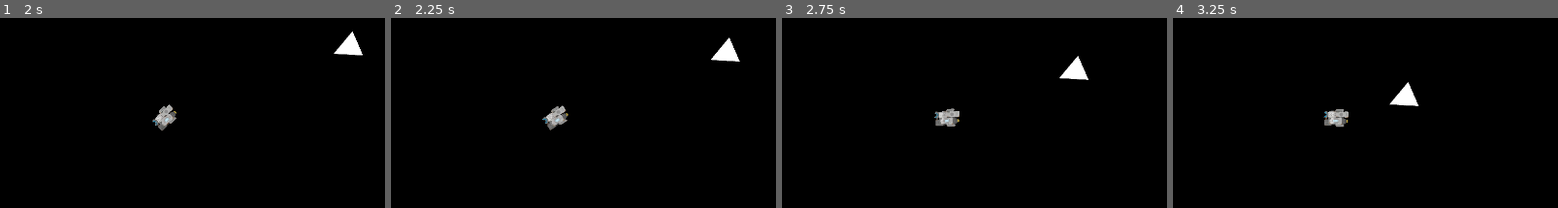
Above: before the commit, frames 1-4 (left to right).
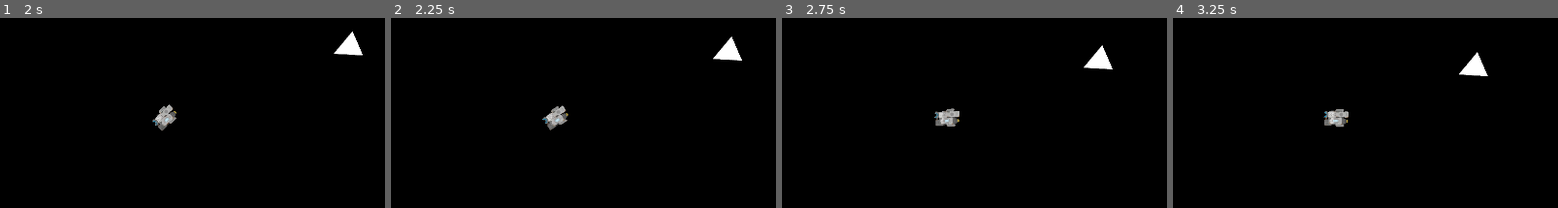
Above: after the commit, the same moments.

Repository: yimmit303/Global-Game-Jam-2020
Game: Godot game, scene res://Scenes/Root.tscn
Same seed, same stepped clock (60 frames per second), same inputs: the game is played once before the commit and once after it.
Inputs:
- Up to frame 1 (2 s): hold D (move_right) 0.53-1.28 s; tap Space (gravity_beam) at 0.6, 1.35 s; hold S (move_backwards) from 1.28 s (still down)
- Up to frame 2 (2.25 s): release S (move_backwards) at 2.03 s; hold D (move_right) from 2.03 s (still down); tap Space (gravity_beam) at 2.1 s
- Up to frame 3 (2.75 s): keep holding D (move_right)
- Up to frame 4 (3.25 s): release D (move_right) at 2.78 s; hold W (move_forward) from 2.78 s (still down); tap Space (gravity_beam) at 2.85 s

Frame 1 is identical in both runs. In frame 2, 0.2% of the frame differs, in the area x 83-92%, y 9-23%; in frame 3, 1.0%; in frame 4, 1.0%, in the area x 56-82%, y 17-47%.

Commit message:
enemy Improvements part 3: Electric Dingaling
Enemies can now slow down to a stop once in range of the player, allowing them to enter attack mode.

Diff:
--- a/Scripts/Enemy_Basic.gd
+++ b/Scripts/Enemy_Basic.gd
@@ -41,14 +41,34 @@
 
 func pursue(var delta):
 	var distance_to_target = (target.global_position - self.global_position).length() - 300;
-	if self.velocity < attack_speed:
+
+	if distance_to_target < 0:
+		self.state = "attacking";
+		return;
+
+	var low_velocity = sqrt(self.acceleration * distance_to_target / 2);
+
+	if self.velocity < attack_speed and self.velocity < low_velocity:
 		self.velocity += delta * acceleration;
+	elif self.velocity > low_velocity and self.velocity > 0:
+		self.velocity -= delta * acceleration;
+
 	self.position += self.global_transform.x * self.velocity * delta;
-	return true;
 
 
 
 func attack(var delta):
+	#Get direction of player
+
+	var distance_to_target = (target.global_position - self.global_position).length() - 300;
+
+	var angle = self.get_angle_to(target.global_position);
+	if angle < 0:
+		self.rotate(-delta * rotate_speed);
+	elif angle > 0:
+		self.rotate(delta * rotate_speed);
+
+	angle = self.get_angle_to(target.global_position);
 	return true;
 
 
